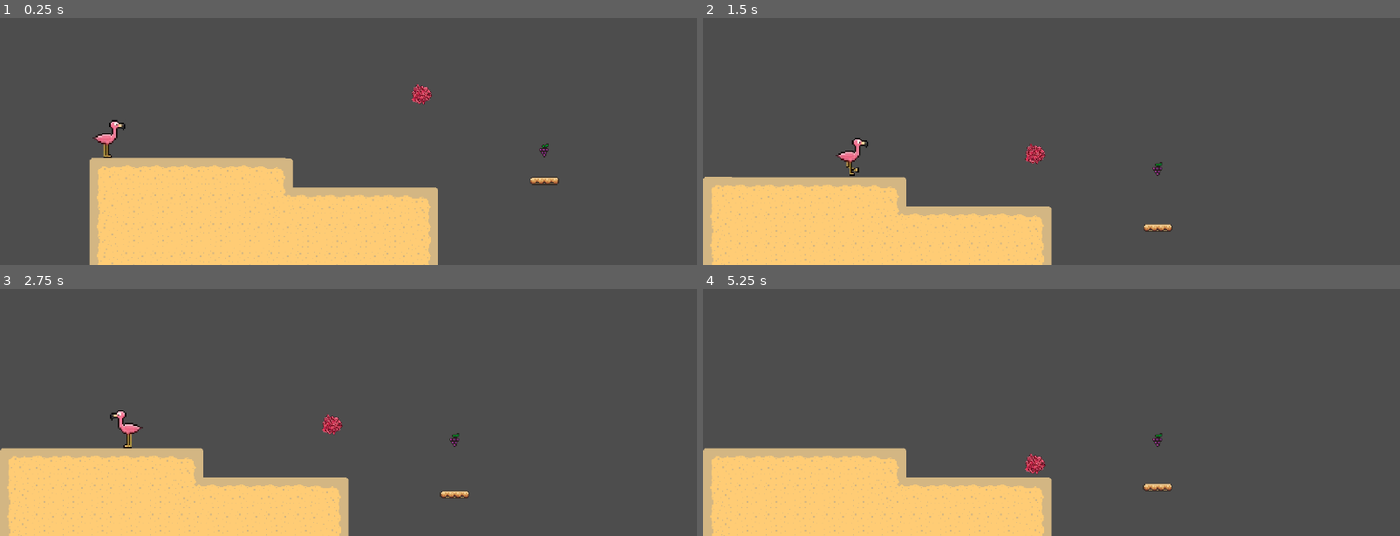
Above: before the commit, frames 1-4 (two rows, left to right).
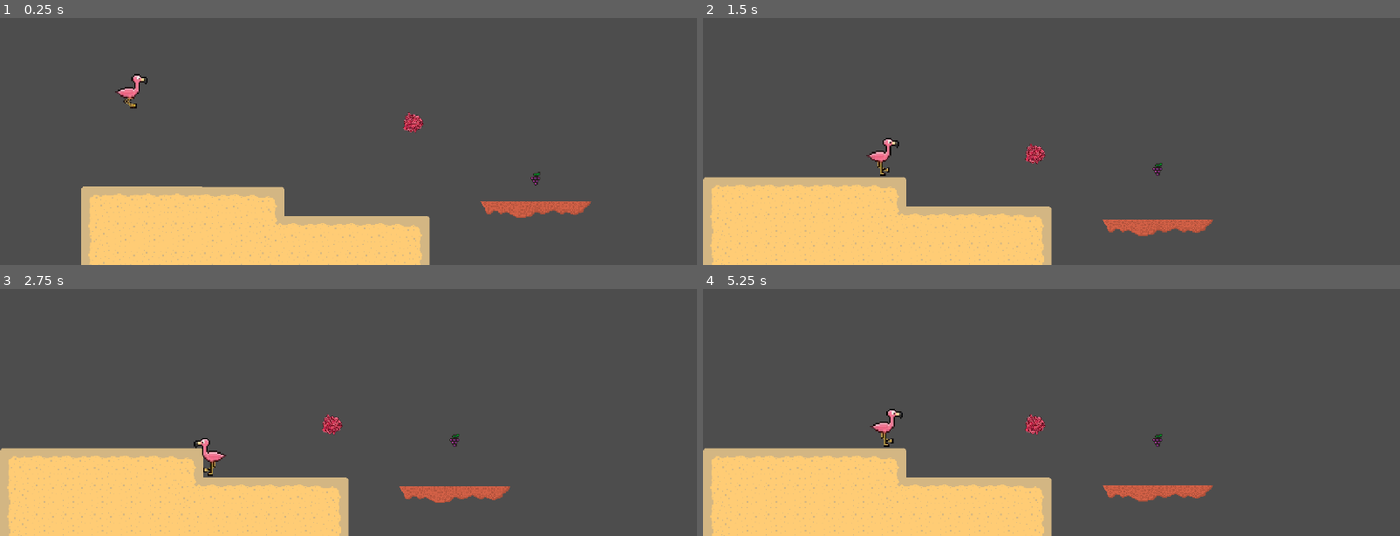
Above: after the commit, the same moments.

Repository: AamindMandragora/GMTKGameJam
Game: Godot game, scene res://Scenes/Levels/level_2.tscn
Same seed, same stepped clock (60 frames per second), same inputs: the game is played once before the commit and once after it. This scene is started directly instead of the project's main scene.
Inputs:
- Up to frame 1 (0.25 s): no input
- Up to frame 2 (1.5 s): hold Right (move right) from 0.53 s (still down); tap Up (jump) at 0.77 s
- Up to frame 3 (2.75 s): tap Up (jump) at 1.52 s; release Right (move right) at 2.03 s; hold Left (move left) from 2.03 s (still down)
- Up to frame 4 (5.25 s): tap Up (jump) at 3.02, 3.77, 4.52 s; release Left (move left) at 4.28 s; hold Right (move right) from 4.28 s (still down)

The runs differ from the first frame. In frame 1, 11% of the frame differs, in the area x 11-85%, y 22-100%; in frame 2, 1.3%; in frame 3, 1.3%; in frame 4, 1.4%.

Commit message:
Level System Fixed
19:33 8/2/25

Diff:
--- a/Scenes/Levels/level_1.tscn
+++ b/Scenes/Levels/level_1.tscn
@@ -506,9 +506,6 @@
 
 [node name="Platforms" type="Node" parent="."]
 
-[node name="Platform" parent="Platforms" instance=ExtResource("6_7r2dd")]
-position = Vector2(464, 35)
-
 [node name="Platform2" parent="Platforms" instance=ExtResource("6_7r2dd")]
 position = Vector2(501, -77)
 
--- a/Scenes/Levels/level_2.tscn
+++ b/Scenes/Levels/level_2.tscn
@@ -470,7 +470,7 @@
 &"RESET": SubResource("Animation_i6g32")
 }
 
-[node name="Level 1" type="Node2D"]
+[node name="Level 2" type="Node2D"]
 
 [node name="Game Manager" type="Node" parent="."]
 unique_name_in_owner = true
@@ -487,7 +487,7 @@
 
 [node name="Player" parent="." instance=ExtResource("4_u40f0")]
 z_index = 5
-position = Vector2(20, -116)
+position = Vector2(54, -212)
 
 [node name="Camera2D" type="Camera2D" parent="Player"]
 position = Vector2(0, -23)
@@ -508,9 +508,6 @@
 
 [node name="Platforms" type="Node" parent="."]
 
-[node name="Platform" parent="Platforms" instance=ExtResource("6_uqiic")]
-position = Vector2(464, 35)
-
 [node name="Platform2" parent="Platforms" instance=ExtResource("6_uqiic")]
 position = Vector2(501, -77)
 
--- a/Scenes/platform.tscn
+++ b/Scenes/platform.tscn
@@ -1,16 +1,16 @@
 [gd_scene load_steps=3 format=3 uid="uid://dcb3q100dlcal"]
 
-[ext_resource type="Texture2D" uid="uid://n0igb0mgqkd2" path="res://Assets/sprites/platforms.png" id="1_1rc8e"]
+[ext_resource type="Texture2D" uid="uid://hcsy21s5y0v1" path="res://Assets/sprites/Tiles - Beach edited.png" id="1_1rc8e"]
 
 [sub_resource type="RectangleShape2D" id="RectangleShape2D_n5262"]
-size = Vector2(32, 8)
+size = Vector2(122, 18)
 
 [node name="Platform" type="AnimatableBody2D"]
 
 [node name="Sprite2D" type="Sprite2D" parent="."]
 texture = ExtResource("1_1rc8e")
 region_enabled = true
-region_rect = Rect2(16, 16, 32, 9)
+region_rect = Rect2(3, 288, 122, 18)
 
 [node name="CollisionShape2D" type="CollisionShape2D" parent="."]
 shape = SubResource("RectangleShape2D_n5262")
--- a/Scripts/game_manager.gd
+++ b/Scripts/game_manager.gd
@@ -1,12 +1,9 @@
 extends Node
 
 var score = 0
-var level = 1
 
 func add_point():
 	score += 1
-	print(score)
 
 func next_level(next_level_path: String):
-	level += 1
 	get_tree().change_scene_to_file(next_level_path)
--- a/Scripts/goal.gd
+++ b/Scripts/goal.gd
@@ -4,7 +4,8 @@
 @onready var game_manager: Node = %"Game Manager"
 
 func _on_body_entered(body: Node2D) -> void:
+	print("Hit goal.")
 	var current_scene_file = get_tree().current_scene.scene_file_path
 	var next_level_number = current_scene_file.to_int() + 1
-	var next_level_path = FILE_PREFIX + str(next_level_number) + ".tcsn"
+	var next_level_path = FILE_PREFIX + str(next_level_number) + ".tscn"
 	game_manager.next_level(next_level_path)
